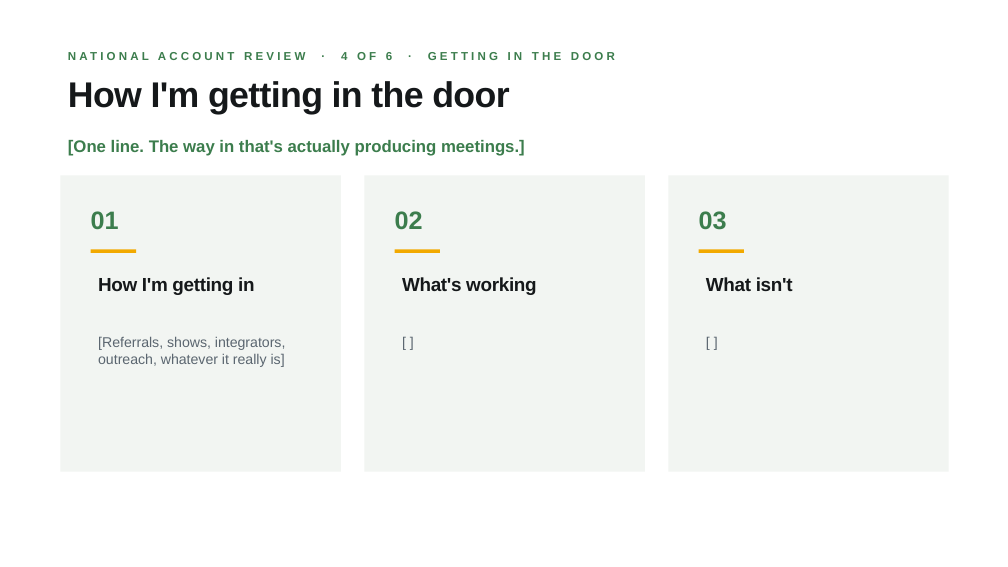
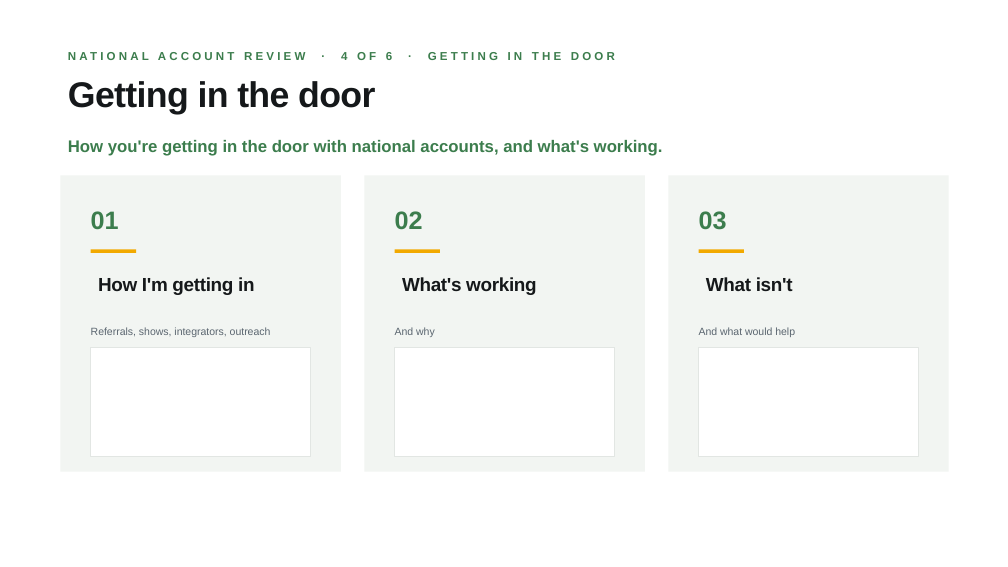
Before and after one commit to guralsnj/git_test, a slide deck: slide 5 of decks/territory-review/National Account Presentation - Mac.pptx. Drawn at 1008x567 pixels with LibreOffice and Linux fonts; fonts in the diff are those of the drawing; background and template pictures are left out. Boxes give left, top, right and bottom in pixels: in the first picture for what was removed or moved away, otherwise in the second. Text is boxed around its words. In the diff, an @@ line names an element or a change of style, - is before the commit and + after.

```diff
--- a/decks/territory-review/National Account Presentation - Mac.pptx
+++ b/decks/territory-review/National Account Presentation - Mac.pptx
@@ title at <box>68,81,375,114</box>: text changed @@
-How I'm getting in the door
+Getting in the door
@@ text at <box>68,140,663,156</box>: text changed @@
-[One line. The way in that's actually producing meetings.]
+How you're getting in the door with national accounts, and what's working.
@@ text at <box>91,327,271,337</box>: text changed; size 13.5 to 10 pt @@
-[Referrals, shows, integrators, outreach, whatever it really is]
+Referrals, shows, integrators, outreach
@@ text added at <box>395,327,435,337</box>, 10 pt, text #5B6670 @@
+And why
@@ text added at <box>699,327,795,337</box>, 10 pt, text #5B6670 @@
+And what would help
@@ rectangle added at <box>91,348,311,457</box>, fill #FFFFFF, outline #E2E6E3 0.75 pt @@
@@ text removed at <box>395,330,615,451</box> @@
-[ ]
@@ rectangle added at <box>395,348,615,457</box>, fill #FFFFFF, outline #E2E6E3 0.75 pt @@
@@ text removed at <box>699,330,919,451</box> @@
-[ ]
@@ rectangle added at <box>699,348,919,457</box>, fill #FFFFFF, outline #E2E6E3 0.75 pt @@
```
Also in this commit, not shown: 5 other slides changed, 3 other files.
